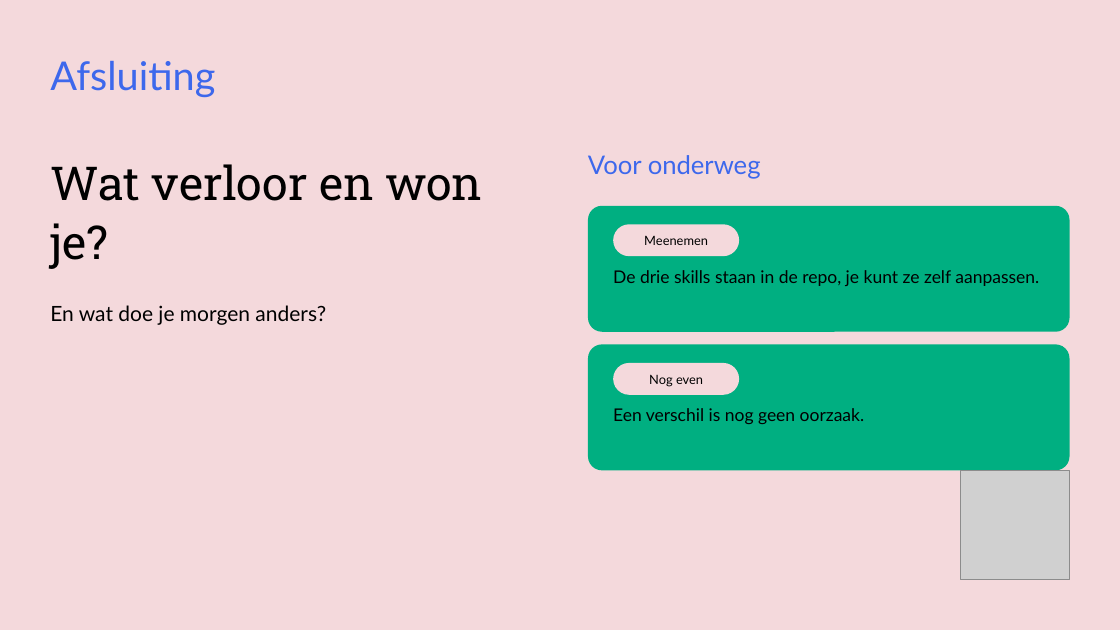
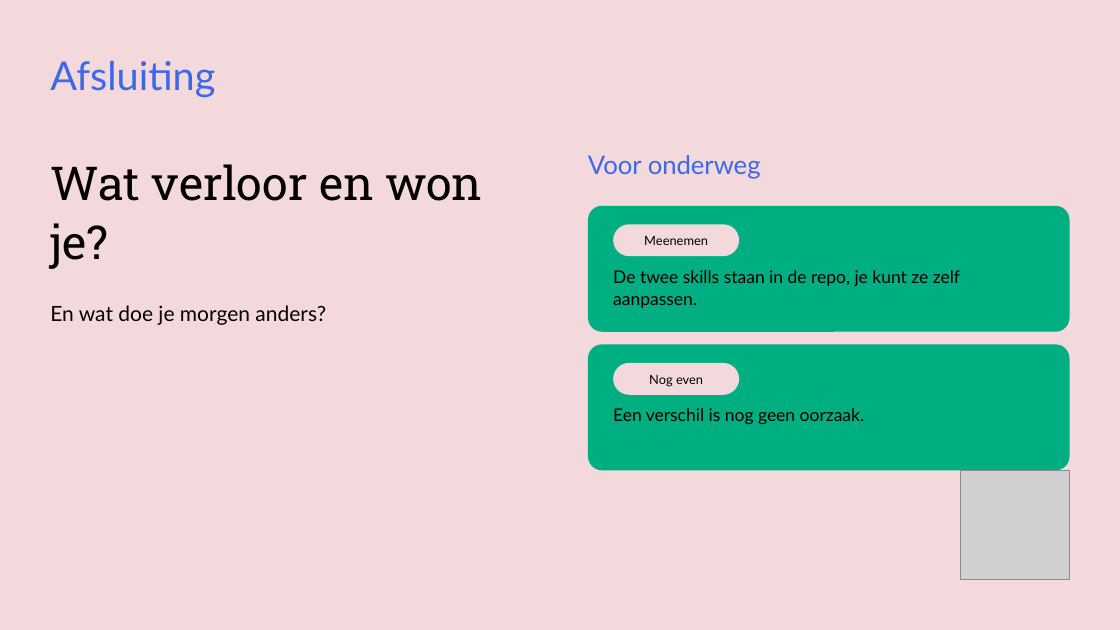
Before and after one commit to cedanl/clidev-presentaties, a slide deck: slide 26 of workshop-rad/exports/261005_workshop_rad_uitvoering.pptx (slide 27 before the commit). Drawn at 1120x630 pixels with LibreOffice and Linux fonts; fonts in the diff are those of the drawing; grey boxes stand for pictures. Boxes give left, top, right and bottom in pixels: in the first picture for what was removed or moved away, otherwise in the second. Text is boxed around its words. In the diff, an @@ line names an element or a change of style, - is before the commit and + after.

```diff
--- a/workshop-rad/exports/261005_workshop_rad_uitvoering.pptx
+++ b/workshop-rad/exports/261005_workshop_rad_uitvoering.pptx
@@ text at bbox=[613, 270, 960, 308]: text changed @@
-De drie skills staan in de repo, je kunt ze zelf aanpassen.
+De twee skills staan in de repo, je kunt ze zelf aanpassen.
```
Also in this commit, not shown: 2 other slides changed, 1 slide removed, 17 other files.
